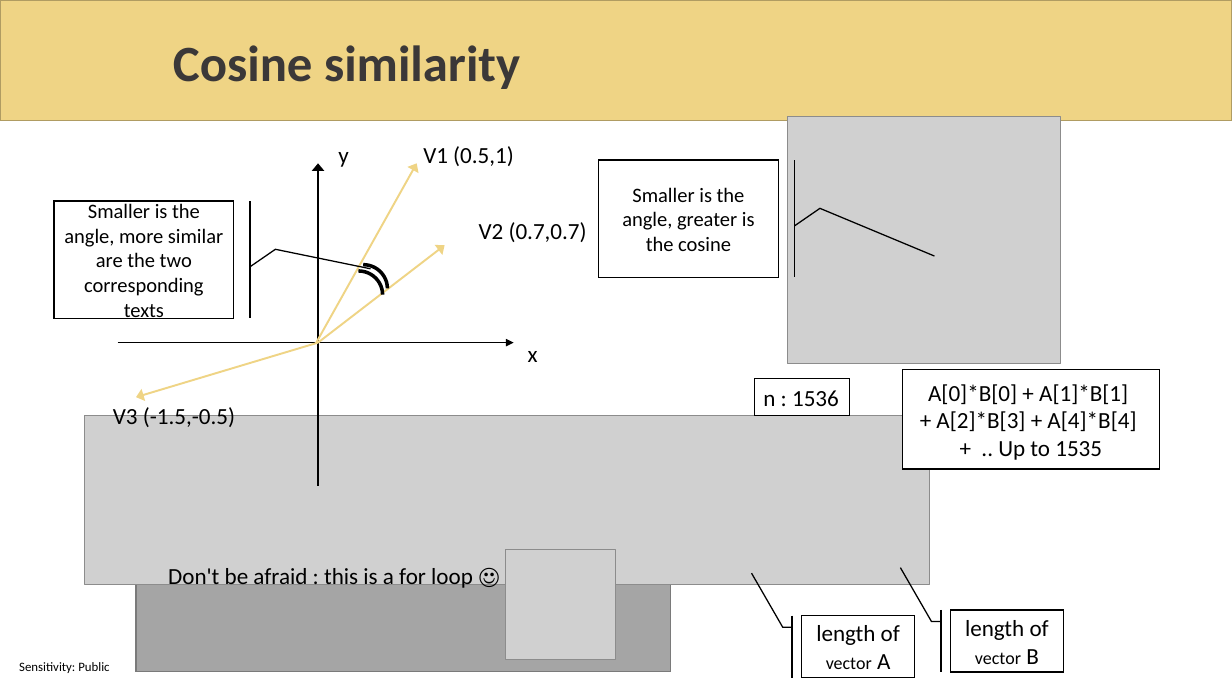
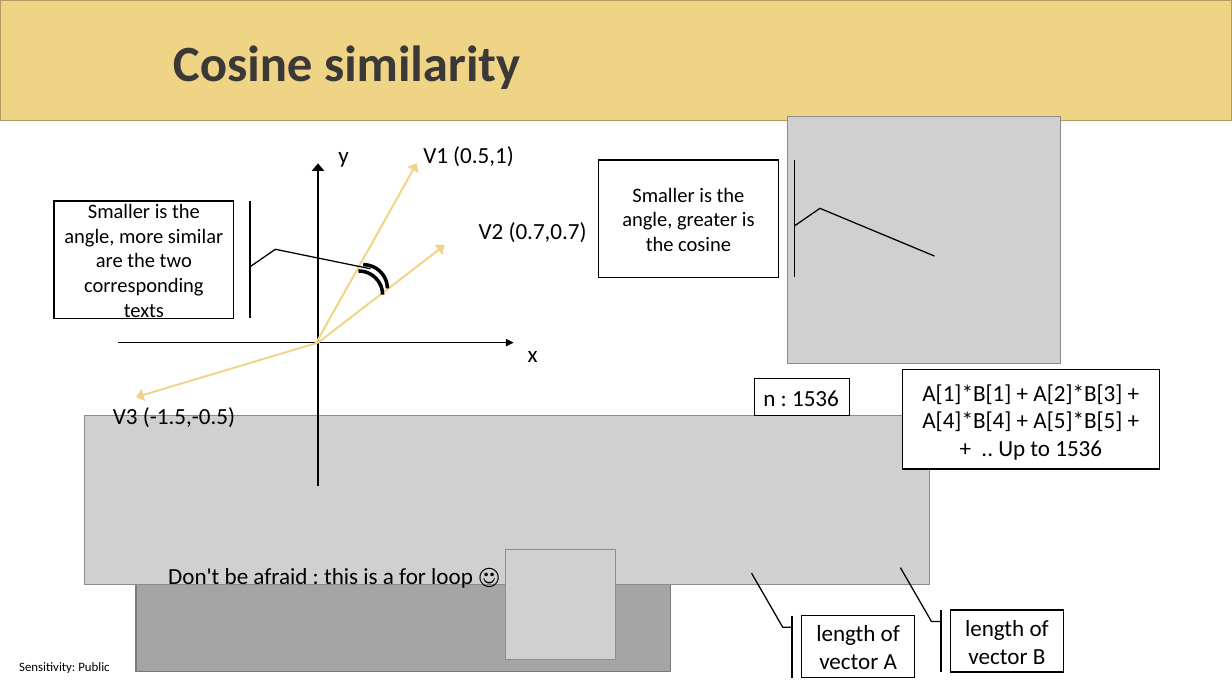
Before and after one commit to sabbadino/AzureDay2023Torino, a slide deck: slide 17 of sessions/room1_15_30/azure-day-ChatBot.pptx. Drawn at 1232x693 pixels with LibreOffice and Linux fonts; fonts in the diff are those of the drawing; grey boxes stand for pictures; background and template pictures are left out. Boxes give left, top, right and bottom in pixels: in the first picture for what was removed or moved away, otherwise in the second. Text is boxed around its words. In the diff, an @@ line names an element or a change of style, - is before the commit and + after.

```diff
--- a/sessions/room1_15_30/azure-day-ChatBot.pptx
+++ b/sessions/room1_15_30/azure-day-ChatBot.pptx
@@ text in rectangle at [922,384,1122,460]: text changed @@
-A[0]*B[0] + A[1]*B[1]
-+ A[2]*B[3] + A[4]*B[4]
-+ .. Up to 1535
+A[1]*B[1] + A[2]*B[3] + A[4]*B[4] + A[5]*B[5] +
++ .. Up to 1536
@@ accent border callout "length of vector A" at [802,616,916,677]: size 14 to 18 pt in "vector" @@
@@ accent border callout "length of vector B" at [951,610,1065,672]: size 14 to 18 pt in "vector" @@
```
Also in this commit, not shown: 2 other slides changed.
